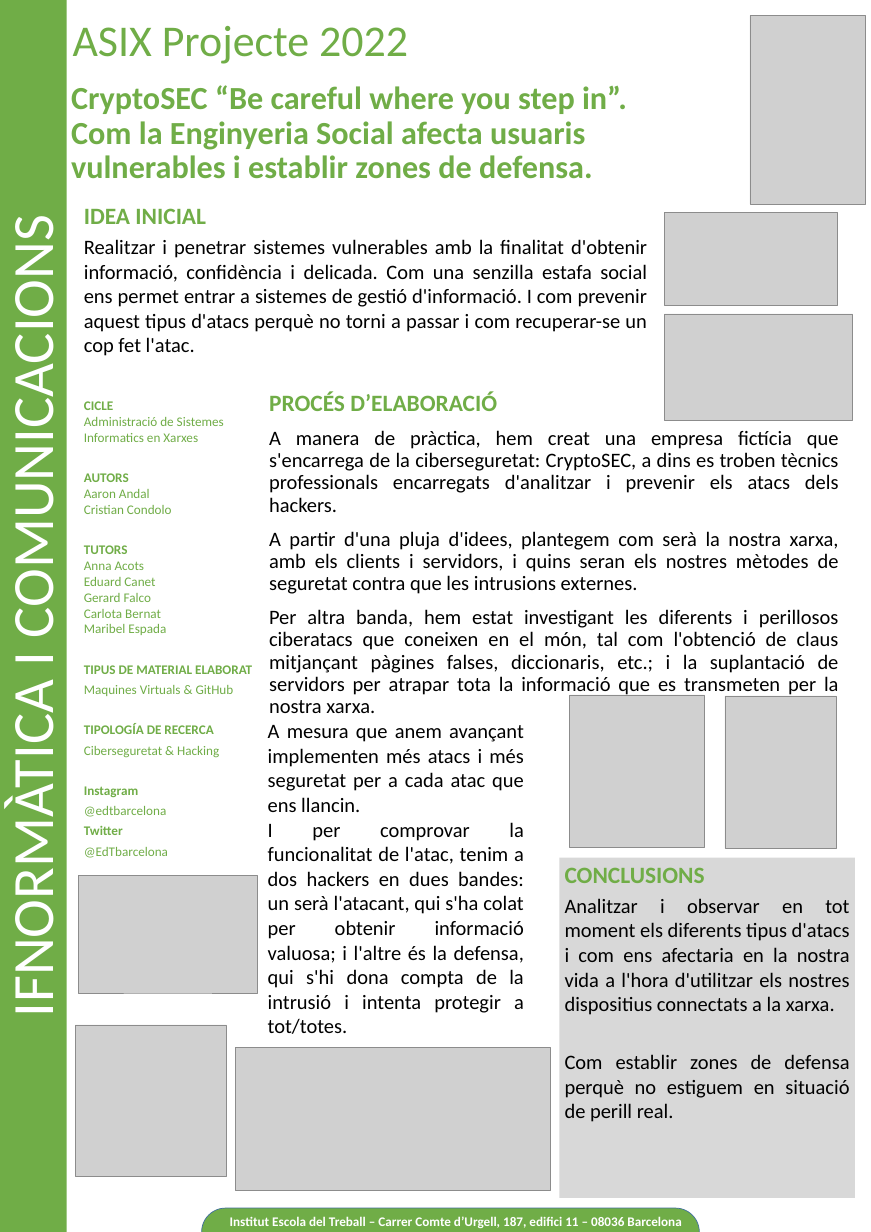
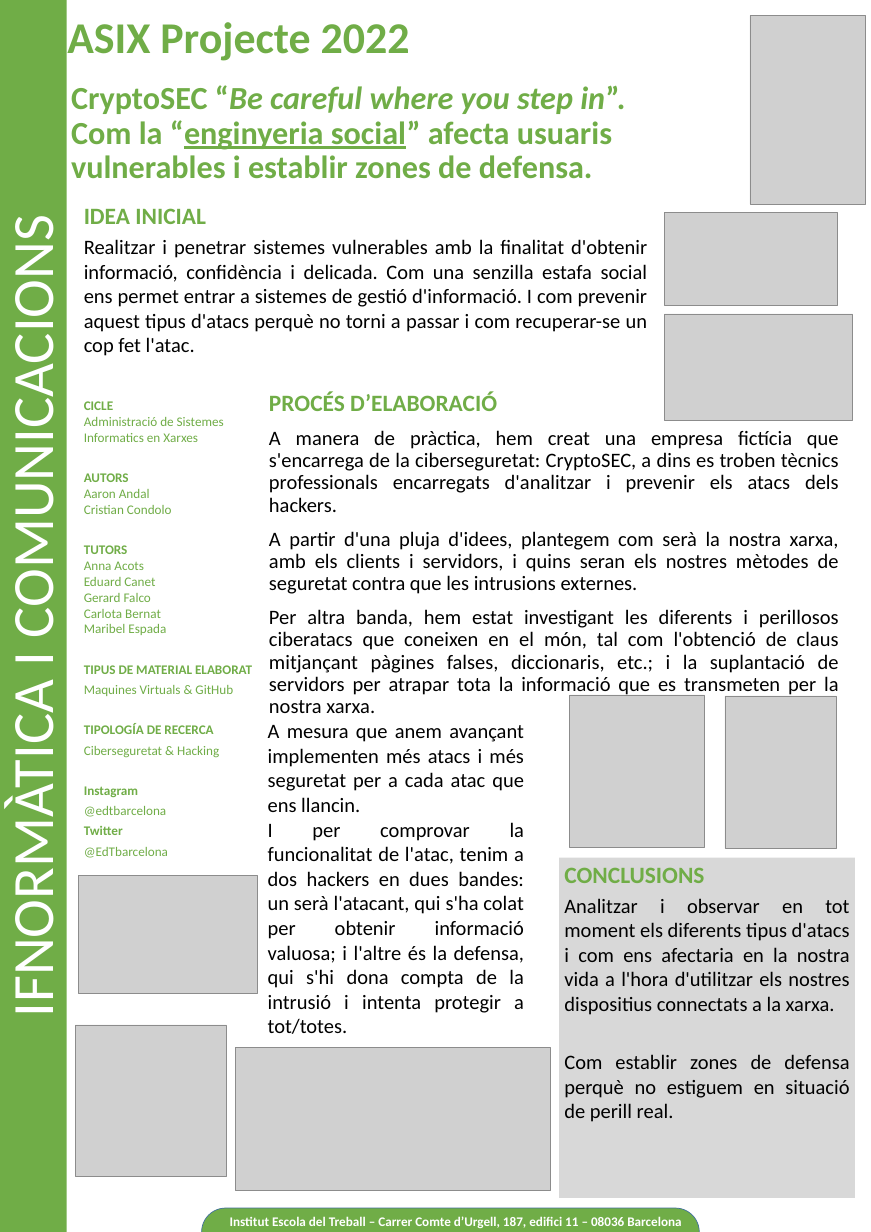
Before and after one commit to KeshiKiD03/asixproject2k22, a slide deck: slide 1 of Poster Projecte.pptx. Drawn at 871x1232 pixels with LibreOffice and Linux fonts; fonts in the diff are those of the drawing; grey boxes stand for pictures; background and template pictures are left out. Boxes give left, top, right and bottom in pixels: in the first picture for what was removed or moved away, otherwise in the second. Text is boxed around its words. In the diff, an @@ line names an element or a change of style, - is before the commit and + after.

```diff
--- a/Poster Projecte.pptx
+++ b/Poster Projecte.pptx
@@ subtitle "ASIX Projecte 2022" at <box>67,22,410,61</box>: bold on @@
@@ text at <box>71,85,625,114</box>: italic on in "“Be careful where you step in”." @@
@@ text at <box>71,120,612,178</box>: text changed @@
-Com la Enginyeria Social afecta usuaris vulnerables i establir zones de defensa.
+Com la “enginyeria social” afecta usuaris vulnerables i establir zones de defensa.
```
Also in this commit, not shown: 10 other files.
